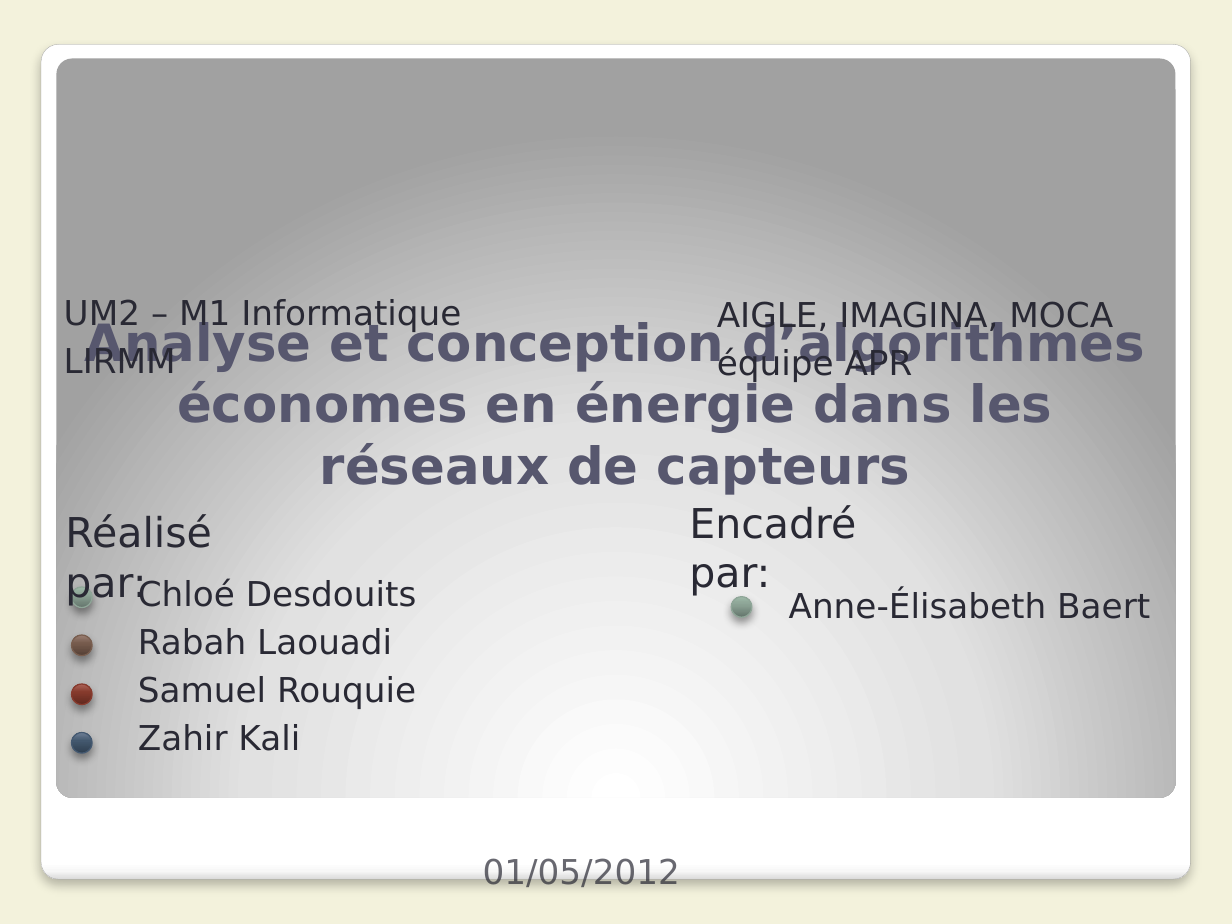
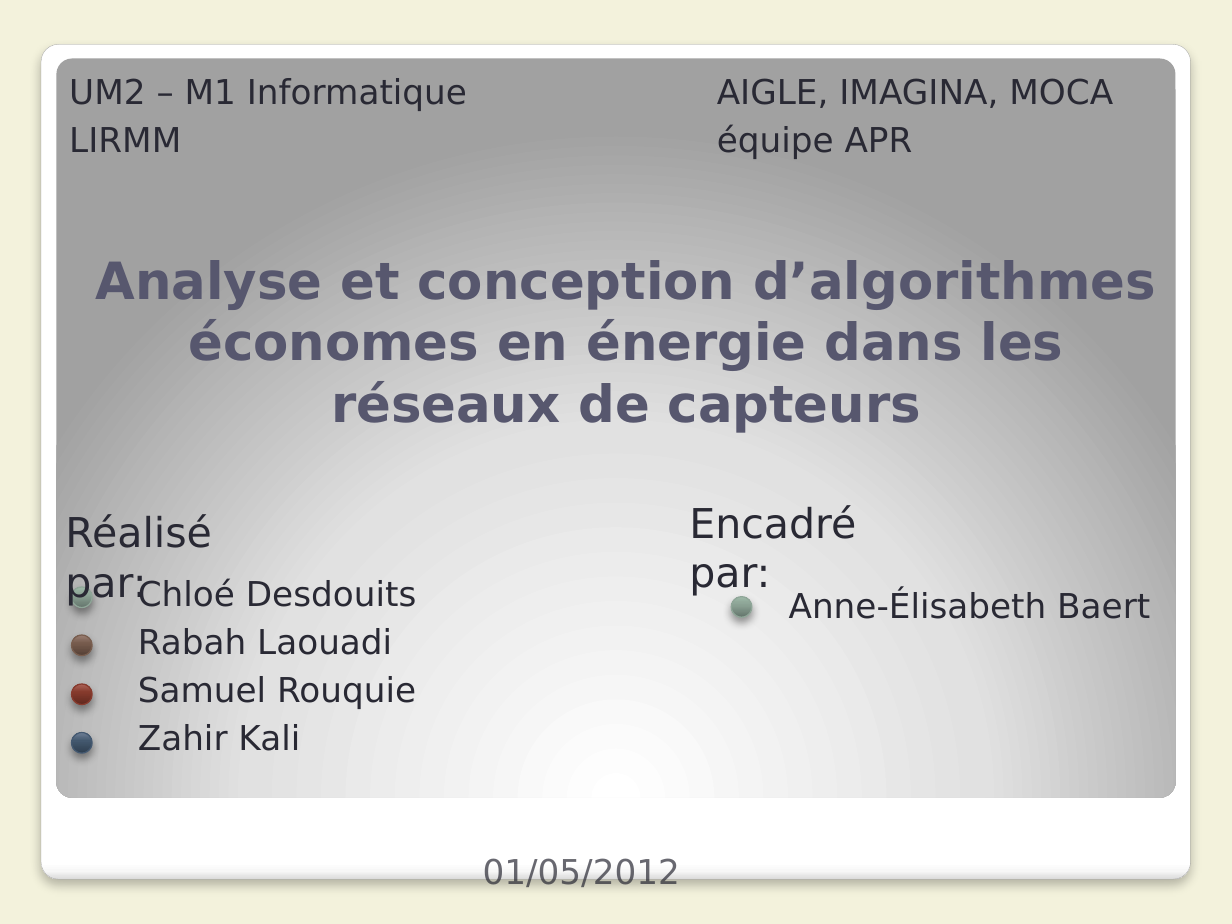
Before and after one commit to Patre/Energy-saving-in-sensors--networks, a slide deck: slide 1 of Redaction/Presentation/pres.pptx. Drawn at 1232x924 pixels with LibreOffice and Linux fonts; fonts in the diff are those of the drawing. Boxes give left, top, right and bottom in pixels: in the first picture for what was removed or moved away, otherwise in the second. Text is boxed around its words. In the diff, an @@ line names an element or a change of style, - is before the commit and + after.

```diff
--- a/Redaction/Presentation/pres.pptx
+++ b/Redaction/Presentation/pres.pptx
@@ text "UM2 – M1 Informatique": place and size @@
-text "UM2 – M1 Informatique" at (64,299,461,373)
+text "UM2 – M1 Informatique" at (69,78,467,152)
@@ text "AIGLE, IMAGINA, MOCA": place and size @@
-text "AIGLE, IMAGINA, MOCA" at (717,301,1113,382)
+text "AIGLE, IMAGINA, MOCA" at (717,78,1113,159)
@@ title "Analyse et conception d’algorithmes économes ...": place and size @@
-title "Analyse et conception d’algorithmes économes ..." at (84,320,1145,495)
+title "Analyse et conception d’algorithmes économes ..." at (96,260,1156,433)
```
Also in this commit, not shown: 34 other slides changed.
